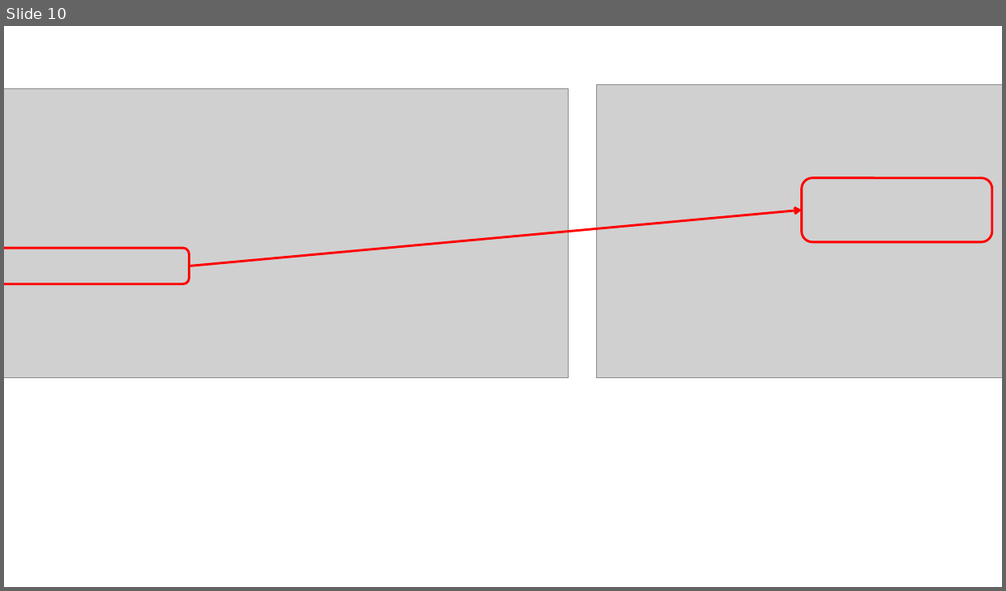
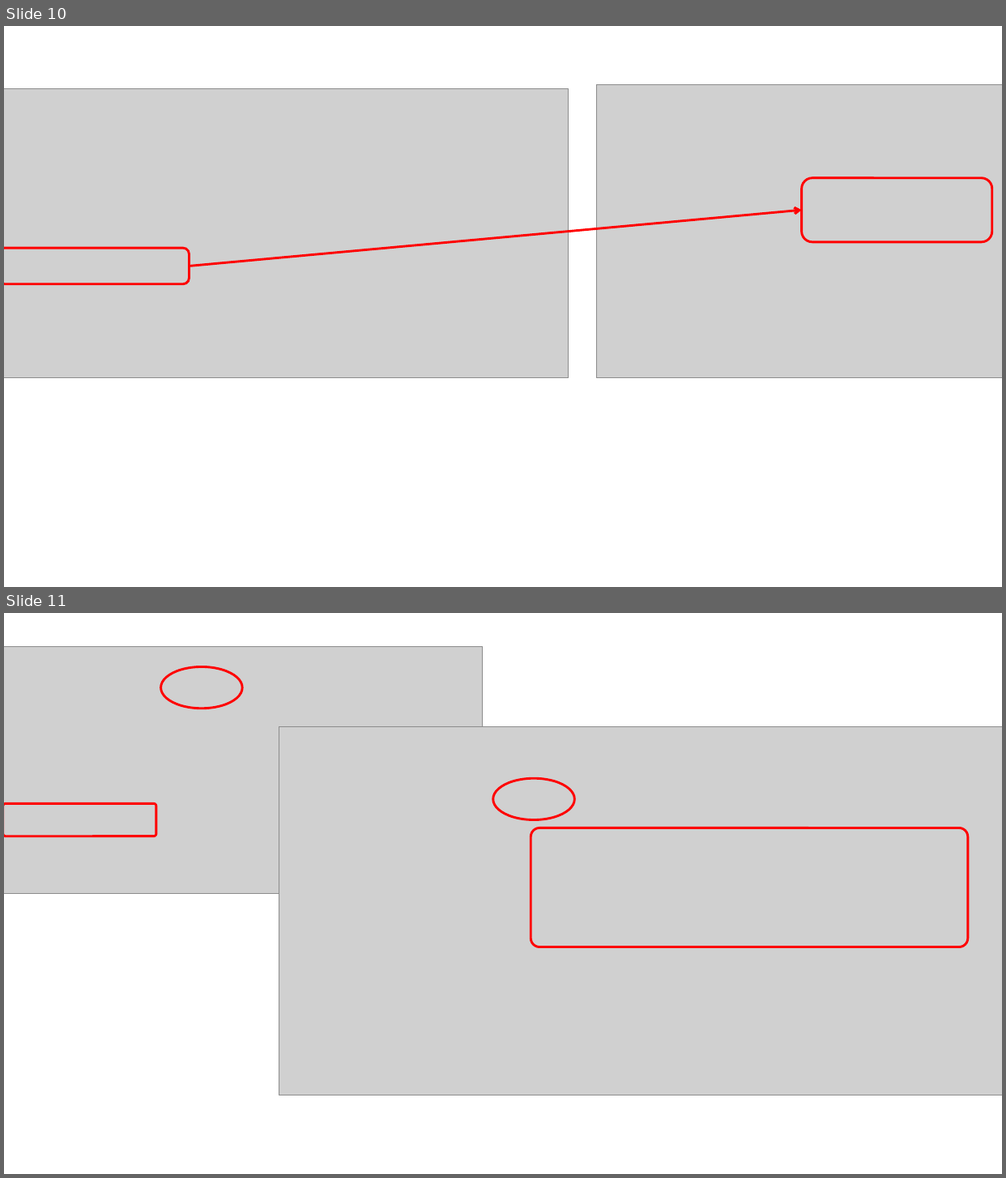
Before and after one commit to ayuina/azure-getstart, a slide deck: document/02_develop_webdb_on_paas/図版.pptx. Shown one above the other, each under a label of ours: slide 10 before the commit, slides 10 and 11 after it. The pictures are 1006x591 and 1006x1178 pixels, drawn with LibreOffice and Linux fonts; fonts in the diff are those of the drawing; grey boxes stand for pictures. Boxes give left, top, right and bottom in pixels: in the first picture for what was removed or moved away, otherwise in the second. Text is boxed around its words. In the diff, an @@ line names an element or a change of style, - is before the commit and + after.

```diff
--- a/document/02_develop_webdb_on_paas/図版.pptx
+++ b/document/02_develop_webdb_on_paas/図版.pptx
@@ slide 11 added at (x1=4, y1=613, x2=1002, y2=1174), background #FFFFFF @@
@@ picture added at (x1=4, y1=646, x2=484, y2=894) @@
@@ ellipse added at (x1=161, y1=667, x2=243, y2=709), outline #FF0000 2.25 pt @@
@@ picture added at (x1=279, y1=726, x2=1002, y2=1095) @@
@@ ellipse added at (x1=493, y1=778, x2=574, y2=820), outline #FF0000 2.25 pt @@
@@ rounded rectangle added at (x1=4, y1=804, x2=157, y2=837), outline #FF0000 2.25 pt @@
@@ rounded rectangle added at (x1=531, y1=828, x2=968, y2=947), outline #FF0000 2.25 pt @@
```
Also in this commit, not shown: 3 other slides added, 5 other files.
